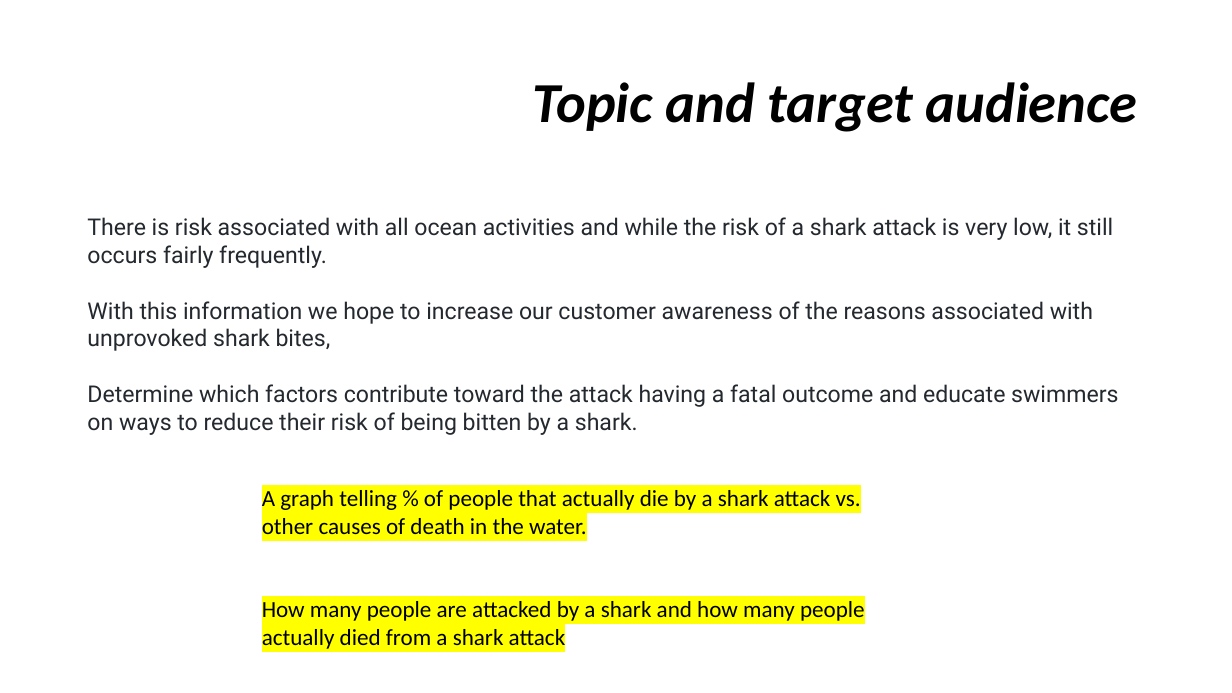
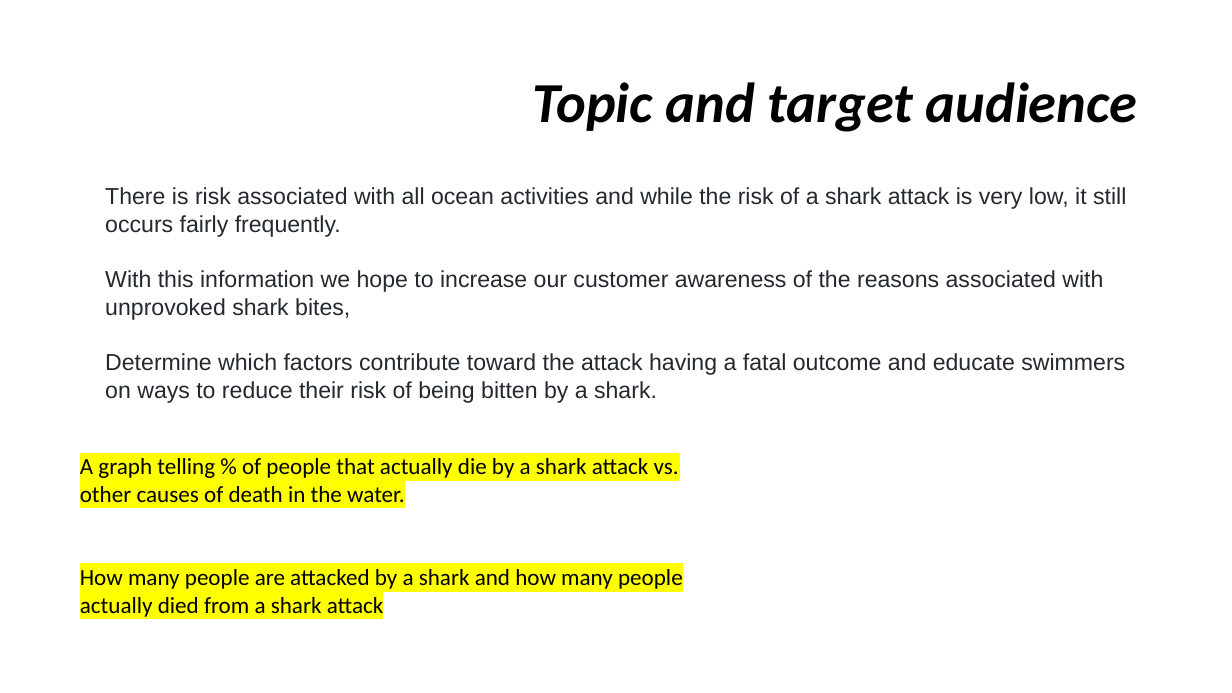
Before and after one commit to gcolareta/Shark_Attacks, a slide deck: slide 3 of Presentation/Shark attacks.pptx. Drawn at 1232x693 pixels with LibreOffice and Linux fonts; fonts in the diff are those of the drawing. Boxes give left, top, right and bottom in pixels: in the first picture for what was removed or moved away, otherwise in the second. Text is boxed around its words. In the diff, an @@ line names an element or a change of style, - is before the commit and + after.

```diff
--- a/Presentation/Shark attacks.pptx
+++ b/Presentation/Shark attacks.pptx
@@ text "There is risk associated with ...": place and size @@
-text "There is risk associated with ..." at bbox=[87, 217, 1118, 435]
+text "There is risk associated with ..." at bbox=[105, 187, 1126, 403]
@@ text "There is risk associated with ..." at bbox=[105, 187, 1126, 403]: font Roboto to Arial @@
@@ text "A graph telling % of ...": place and size @@
-text "A graph telling % of ..." at bbox=[262, 490, 865, 651]
+text "A graph telling % of ..." at bbox=[80, 458, 683, 619]
```
Also in this commit, not shown: 4 other slides changed, 5 slides added, 2 slides removed.
